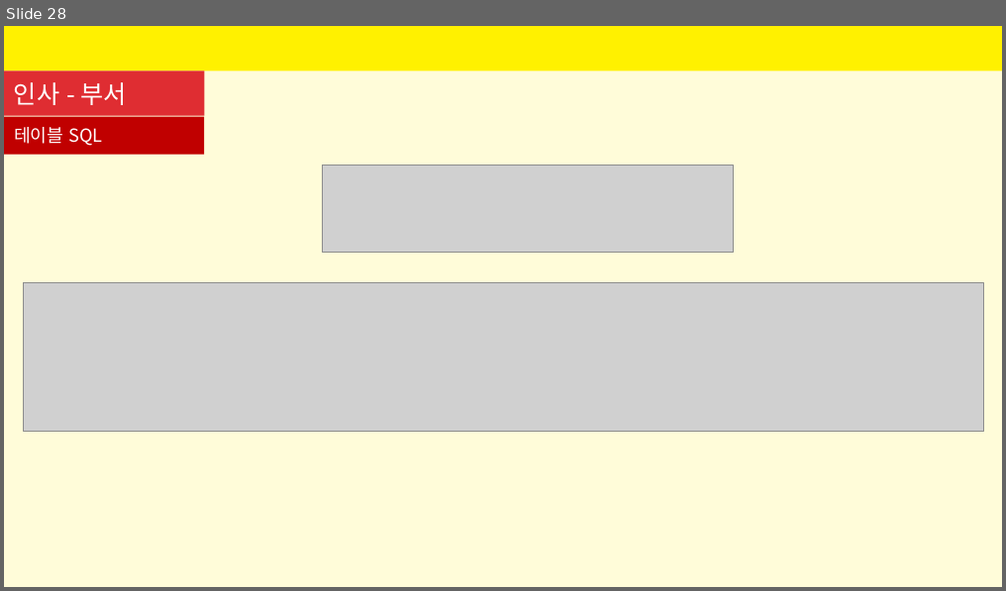
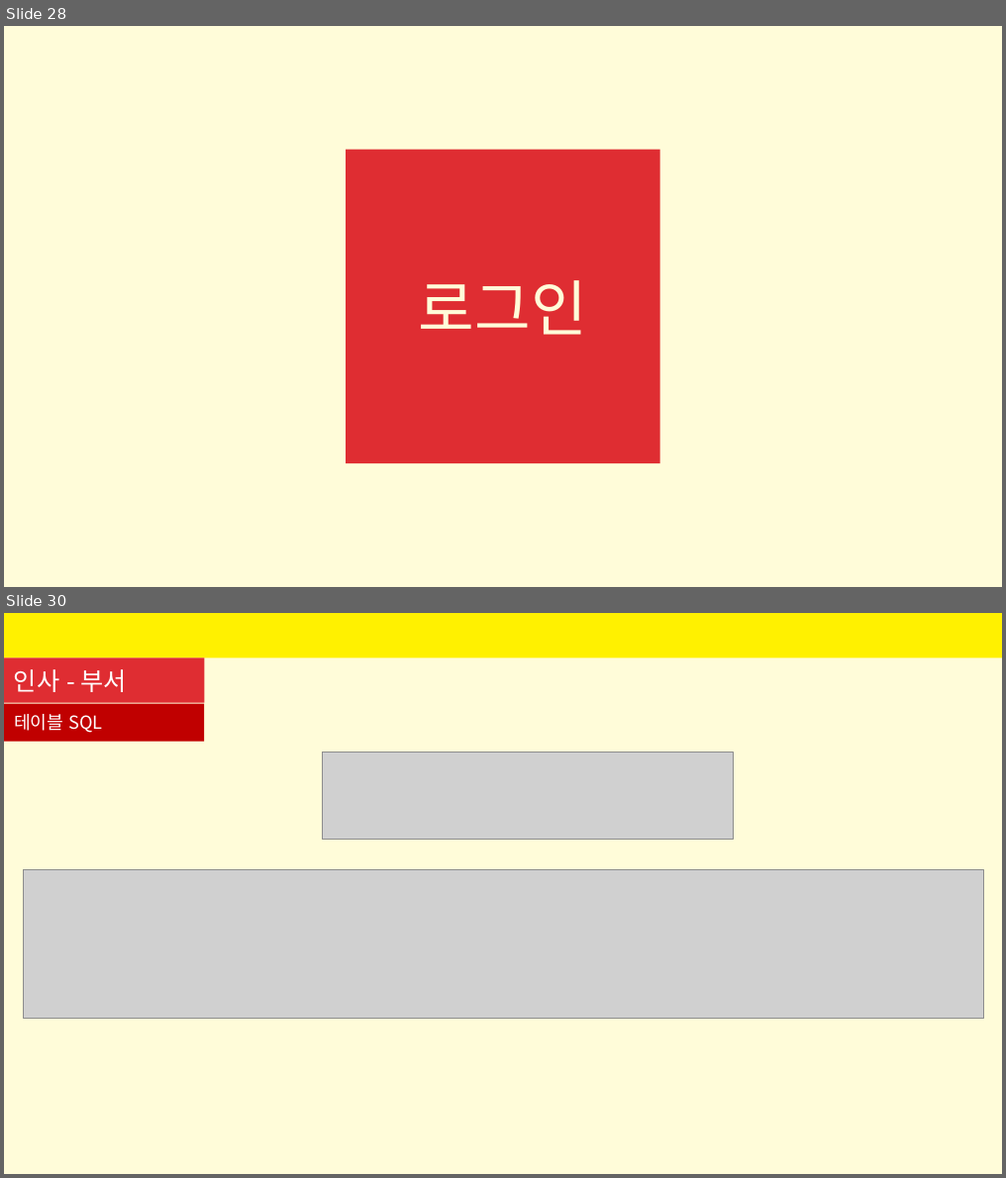
Before and after one commit to SeyoungKim30/HRmanagingApp, a slide deck: 인사프로그램-김세영.pptx. Shown one above the other, each under a label of ours: slide 28 before the commit, slides 28 and 30 after it; the slides between them are not shown. The pictures are 1006x591 and 1006x1178 pixels, drawn with LibreOffice and Linux fonts; fonts in the diff are those of the drawing; grey boxes stand for pictures. Boxes give left, top, right and bottom in pixels: in the first picture for what was removed or moved away, otherwise in the second. Text is boxed around its words. In the diff, an @@ line names an element or a change of style, - is before the commit and + after.

```diff
--- a/인사프로그램-김세영.pptx
+++ b/인사프로그램-김세영.pptx
@@ slide 28 added at (4, 26, 1002, 587), background #FFFCD9 @@
@@ rectangle added at (347, 150, 660, 465), fill #DF2D32 @@
@@ title added at (419, 280, 587, 335), 44 pt, text #FFFCD9 @@
+로그인
@@ what was slide 28 is now slide 30 @@
```
Also in this commit, not shown: 3 slides changed, 7 other slides added, 1 slide removed, 6 other files.
